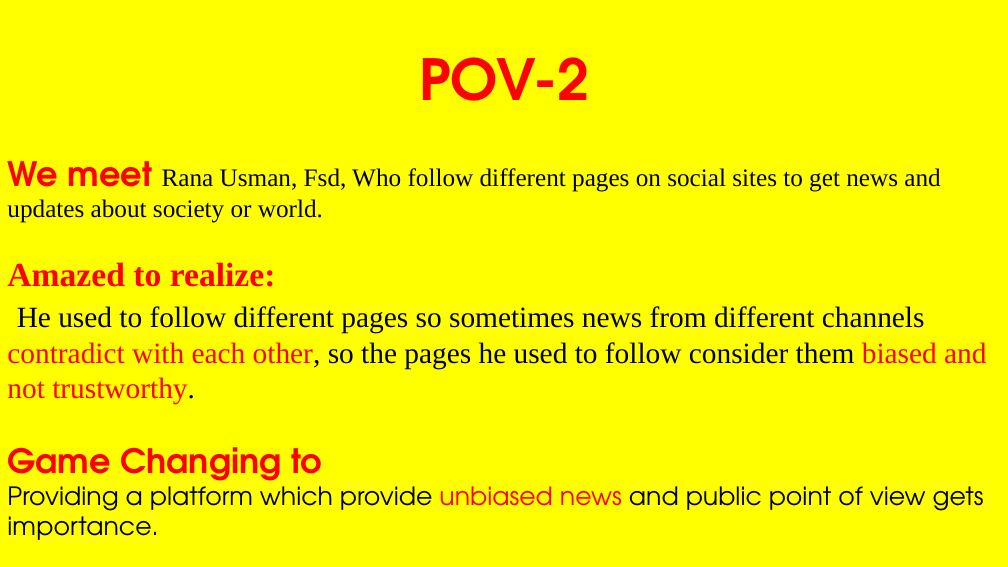
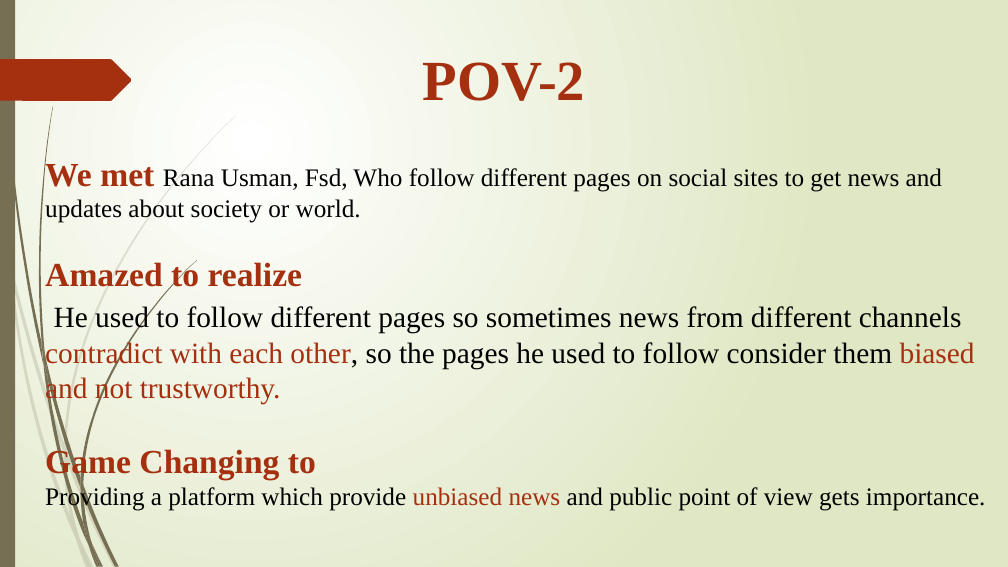
Before and after one commit to Zeeshanily/Citizen-Journalism, a slide deck: slide 5 of pj-task 2/Presentation.pptx. Drawn at 1008x567 pixels with LibreOffice and Linux fonts; fonts in the diff are those of the drawing. Boxes give left, top, right and bottom in pixels: in the first picture for what was removed or moved away, otherwise in the second. Text is boxed around its words. In the diff, an @@ line names an element or a change of style, - is before the commit and + after.

```diff
--- a/pj-task 2/Presentation.pptx
+++ b/pj-task 2/Presentation.pptx
@@ background #FFFFFF to gradient #FFFFFF to #DFE8C4 @@
@@ text "POV-2": place and size @@
-text "POV-2" at bbox=[0, 0, 1008, 567]
+text "POV-2" at bbox=[45, 62, 986, 511]
@@ text "POV-2" at bbox=[45, 62, 986, 511]: fill #FFFF00 to none @@
@@ rectangle added at bbox=[0, 0, 15, 567], fill #766F54 @@
@@ rectangle removed at bbox=[863, 0, 920, 95] @@
@@ freeform shape added at bbox=[0, 59, 132, 101], fill #A53010 @@
@@ text at bbox=[45, 62, 986, 511]: font TeX Gyre Adventor to Times New Roman in "POV-2", "Game Changing to", "Providing a platform which provide unbiased news ..."; text colour #FF0000 to #A53010 in "POV-2", "contradict with each other, biased and not ...", "Game Changing to", "unbiased news"; text colour #000000 to #A53010 in "trustworthy."; list level 1 to 2 in "He used to follow different ..."; list level 1 to 2 in "Game Changing to"; list level 1 to 2 in "Providing a platform which provide ..." @@
@@ text at bbox=[45, 159, 942, 287]: text changed @@
-We meet Rana Usman, Fsd, Who follow different pages on social sites to get news and updates about society or world.
-Amazed to realize:
+  We met Rana Usman, Fsd, Who follow different pages on social sites to get news and updates about society or world.
+  Amazed to realize
@@ group added at bbox=[0, 116, 236, 567]: 10 freeform shapes @@
@@ group added at bbox=[2, 0, 197, 567]: 12 freeform shapes @@
```
Also in this commit, not shown: 20 other slides changed, 5 slides added, 2 other files.
